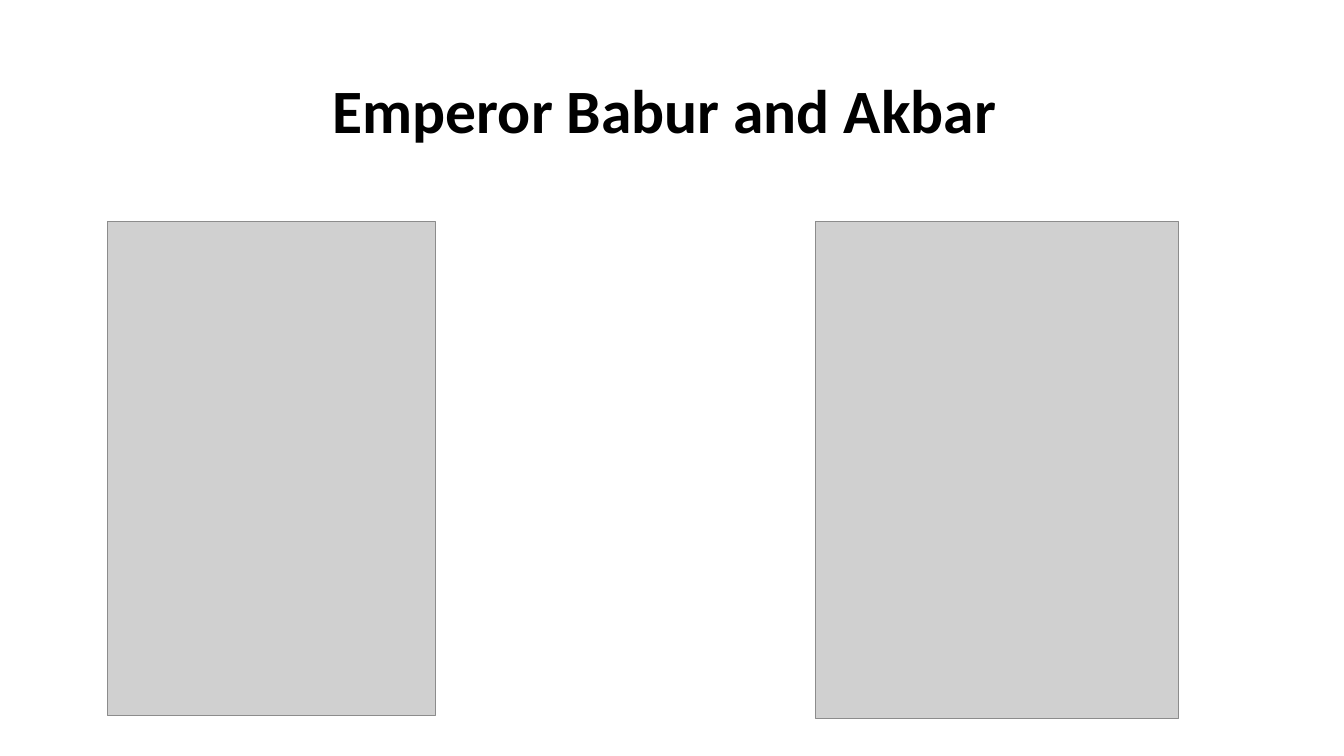
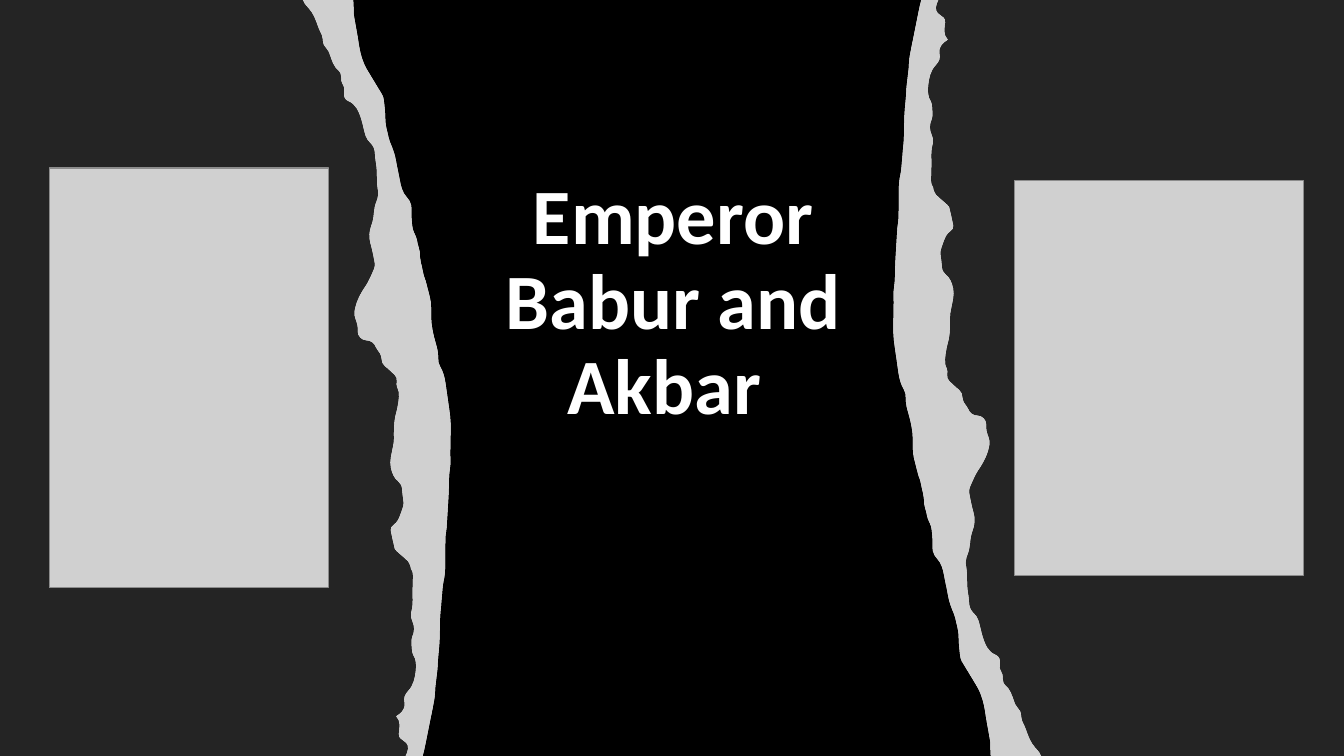
Before and after one commit to MOO-ORG/CSE220, a slide deck: slide 7 of Notes/HST 103_T4 Periodization (Medieval and Modern).pptx. Drawn at 1344x756 pixels with LibreOffice and Linux fonts; fonts in the diff are those of the drawing; grey boxes stand for pictures. Boxes give left, top, right and bottom in pixels: in the first picture for what was removed or moved away, otherwise in the second. Text is boxed around its words. In the diff, an @@ line names an element or a change of style, - is before the commit and + after.

```diff
--- a/Notes/HST 103_T4 Periodization (Medieval and Modern).pptx
+++ b/Notes/HST 103_T4 Periodization (Medieval and Modern).pptx
@@ rectangle added at bbox=[0, 0, 1344, 756], fill #000000 @@
@@ group added at bbox=[0, 0, 451, 756]: 3 freeform shapes, 1 picture @@
@@ group added at bbox=[893, 0, 1344, 756]: 3 freeform shapes, 1 picture @@
@@ title "Emperor Babur and Akbar": place and size @@
-title "Emperor Babur and Akbar" at bbox=[333, 89, 996, 143]
+title "Emperor Babur and Akbar" at bbox=[506, 193, 841, 415]
@@ title "Emperor Babur and Akbar" at bbox=[506, 193, 841, 415]: size 44 to 56 pt, text colour #000000 to #FFFFFF; vertical alignment middle to bottom @@
@@ picture: place and size @@
-picture at bbox=[108, 222, 436, 716]
+picture at bbox=[49, 168, 329, 589]
@@ picture: place and size @@
-picture at bbox=[816, 222, 1179, 719]
+picture at bbox=[1014, 180, 1303, 576]
```
Also in this commit, not shown: 11 other slides changed, 5 other files.
